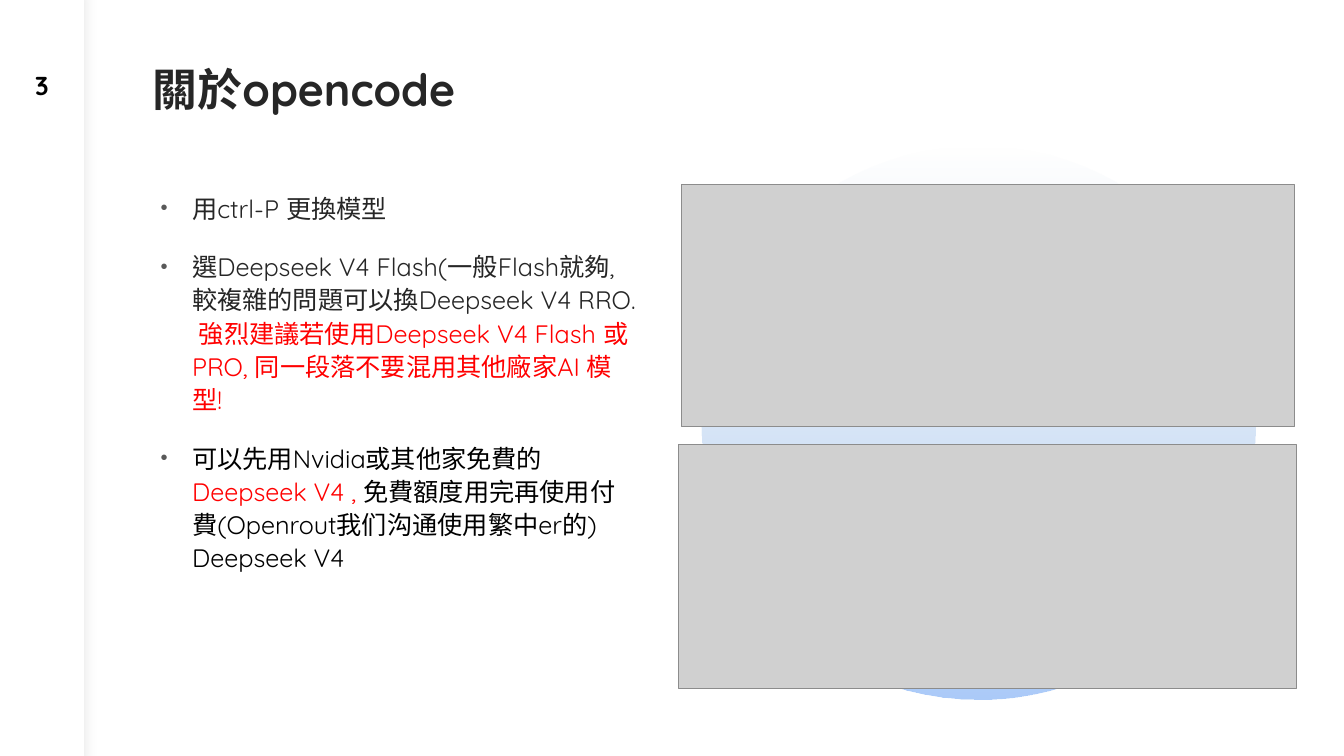
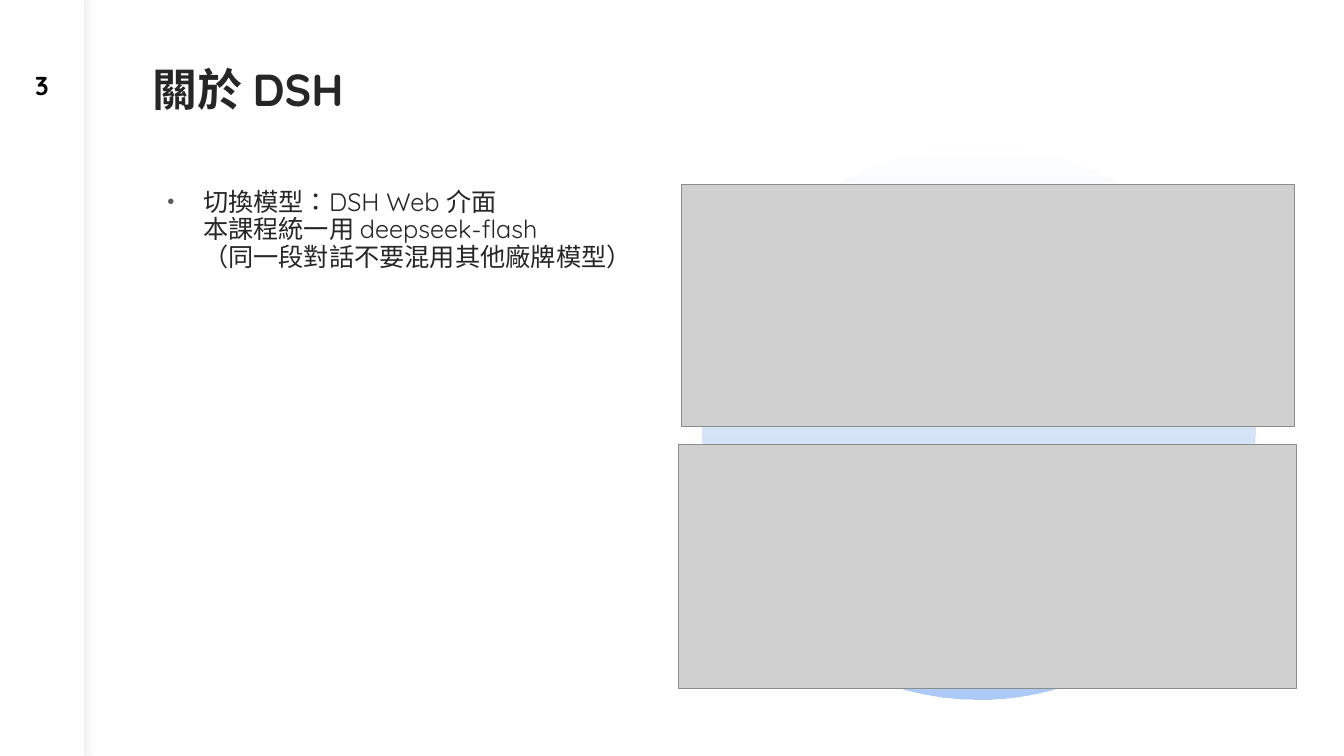
Before and after one commit to dinchentech/tw-selfselect, a slide deck: slide 3 of plans/ppt/TW-SELFSELECT台股買賣自動化系統-W3-講稿版.pptx. Drawn at 1344x756 pixels with LibreOffice and Linux fonts; fonts in the diff are those of the drawing; grey boxes stand for pictures. Boxes give left, top, right and bottom in pixels: in the first picture for what was removed or moved away, otherwise in the second. Text is boxed around its words. In the diff, an @@ line names an element or a change of style, - is before the commit and + after.

Commit message:
plans/ppt：投影片改用 DSH（DeepSeek Harness），取代 opencode 內容
- 品牌/工具：Opencode/opencode → DSH（標題頁、章節頁、內文與講稿）
- 啟動方式改成 DSH：dsh_web（＝pnpm dsh web）→ 瀏覽器開 http://127.0.0.1:3080；
  Web 介面左側 session 清單接續對話；不再有 /exit /init /finmind /start-work 等舊指令
- 模型段落改成 deepseek-flash（可在 Web 介面切換；同一段對話不混用他廠模型）
- 舊模式（Sisyphus / Prometheus Plan Builder / Ultraworker）改成 DSH 的 plan 模式
  （先送計畫核准再動手）＋ goal（長任務分回合續跑）
- 技能（skills）改成自然語言呼叫（例：用 finmind 抓月營收）
- W1 準備清單第二項從「申請 OpenRouter」改成「使用 DSH＋deepseek-flash，金鑰事先設好」
- 路徑：~/tw-autotrader → ~/tw-selfselect（VM 名稱 tw-autotrader 與 GitHub URL 保留）
- W3 操作頁（s2–s6）文字框整段重寫，避免舊行殘留；W5 s17 講稿「切到 Deepseek Pro」→「換更大模型續跑」
- 掃描全文字（含講稿）禁用詞 0 命中

註：部分頁面的「截圖」仍是舊 opencode UI，尚未替換（需 DSH 介面截圖）。

```diff
--- a/plans/ppt/TW-SELFSELECT台股買賣自動化系統-W3-講稿版.pptx
+++ b/plans/ppt/TW-SELFSELECT台股買賣自動化系統-W3-講稿版.pptx
@@ title at [153,68,344,110]: text changed @@
-關於opencode
+關於 DSH
@@ text at [203,190,632,269]: text changed @@
-• 用ctrl-P 更換模型
-• 選Deepseek V4 Flash(一般Flash就夠,較複雜的問題可以換Deepseek V4 RRO. 強烈建議若使用Deepseek V4 Flash 或 PRO, 同一段落不要混用其他廠家AI 模型!
-• 可以先用Nvidia或其他家免費的Deepseek V4 , 免費額度用完再使用付費(Openrout我们沟通使用繁中er的) Deepseek V4
+• 切換模型：DSH Web 介面
+  本課程統一用 deepseek-flash
+  （同一段對話不要混用其他廠牌模型）
```
Also in this commit, not shown: 11 other slides changed, 5 other files.
